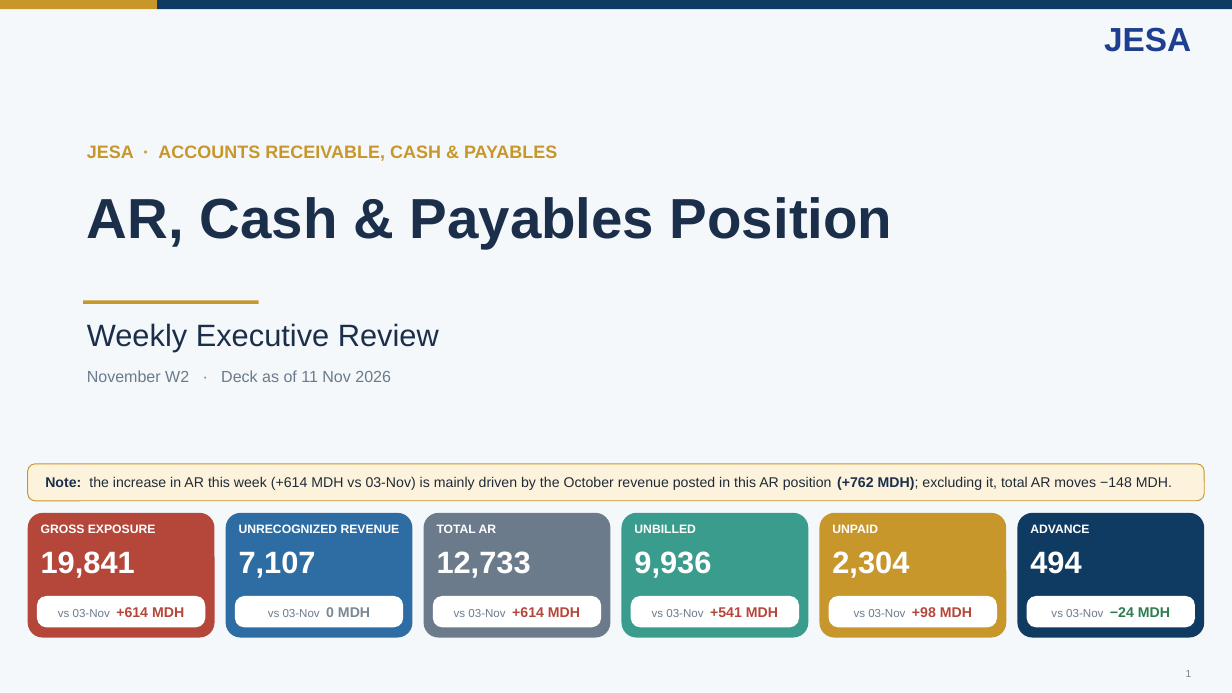
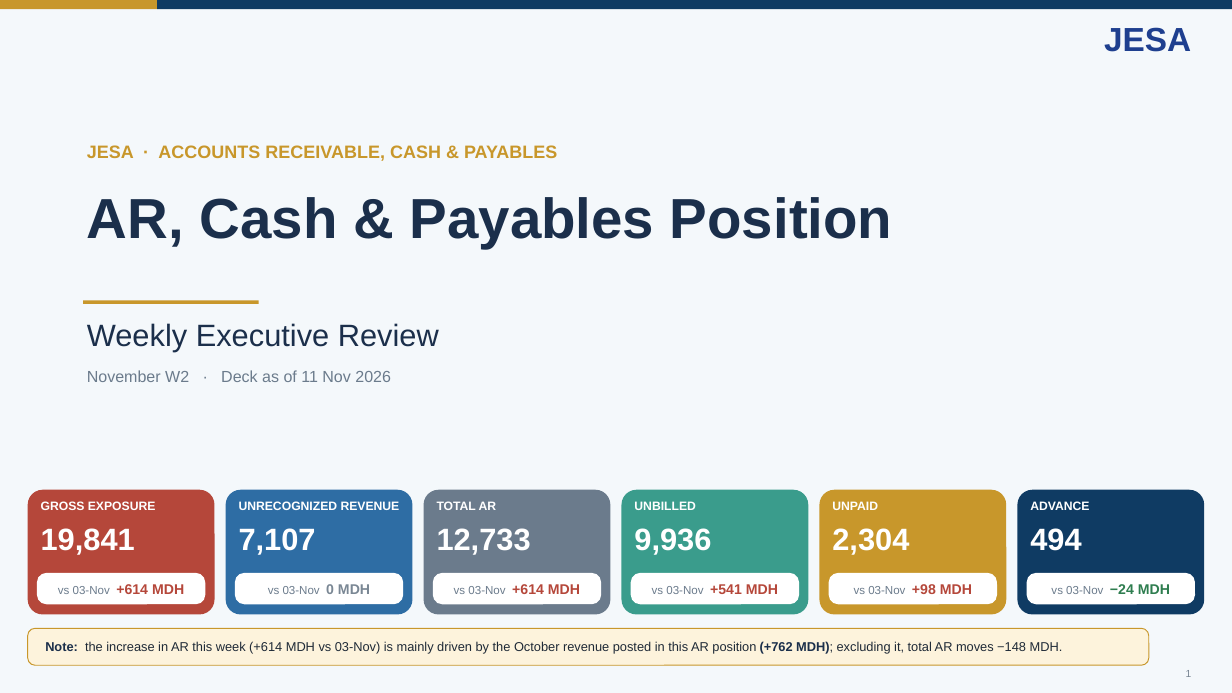
Before and after one commit to cherkaouihassan-art/Skills-Repo, a slide deck: slide 1 of weekly-ar-cash-deck/output/JESA_AR_Cash_Position_Nov_W2_2026-11-11.pptx. Drawn at 1232x693 pixels with LibreOffice and Linux fonts; fonts in the diff are those of the drawing. Boxes give left, top, right and bottom in pixels: in the first picture for what was removed or moved away, otherwise in the second. Text is boxed around its words. In the diff, an @@ line names an element or a change of style, - is before the commit and + after.

```diff
--- a/weekly-ar-cash-deck/output/JESA_AR_Cash_Position_Nov_W2_2026-11-11.pptx
+++ b/weekly-ar-cash-deck/output/JESA_AR_Cash_Position_Nov_W2_2026-11-11.pptx
@@ 18 texts, 12 rounded rectangles: place and size @@
-18 texts, 12 rounded rectangles at bbox=[28, 513, 1204, 638]
+18 texts, 12 rounded rectangles at bbox=[28, 490, 1204, 615]
@@ rounded rectangle: place and size @@
-rounded rectangle at bbox=[28, 464, 1204, 501]
+rounded rectangle at bbox=[28, 628, 1149, 665]
@@ text "Note: the increase in AR ...": place and size @@
-text "Note: the increase in AR ..." at bbox=[45, 476, 1172, 490]
+text "Note: the increase in AR ..." at bbox=[45, 641, 1063, 654]
@@ text "Note: the increase in AR ..." at bbox=[45, 641, 1063, 654]: size 11 to 10 pt @@
```
Also in this commit, not shown: 1 other file.
